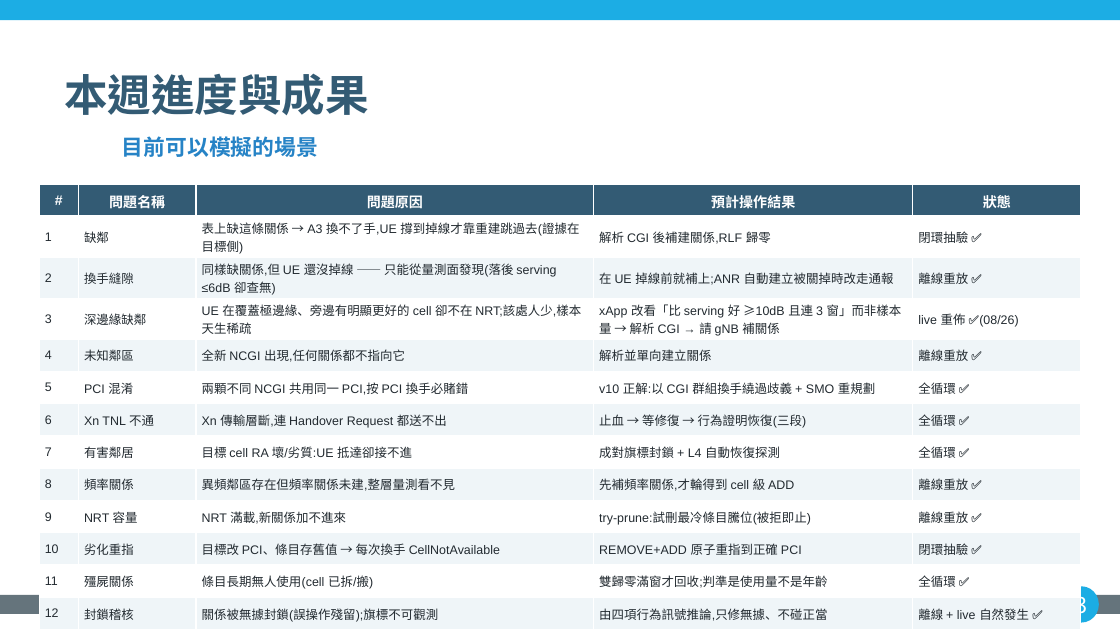
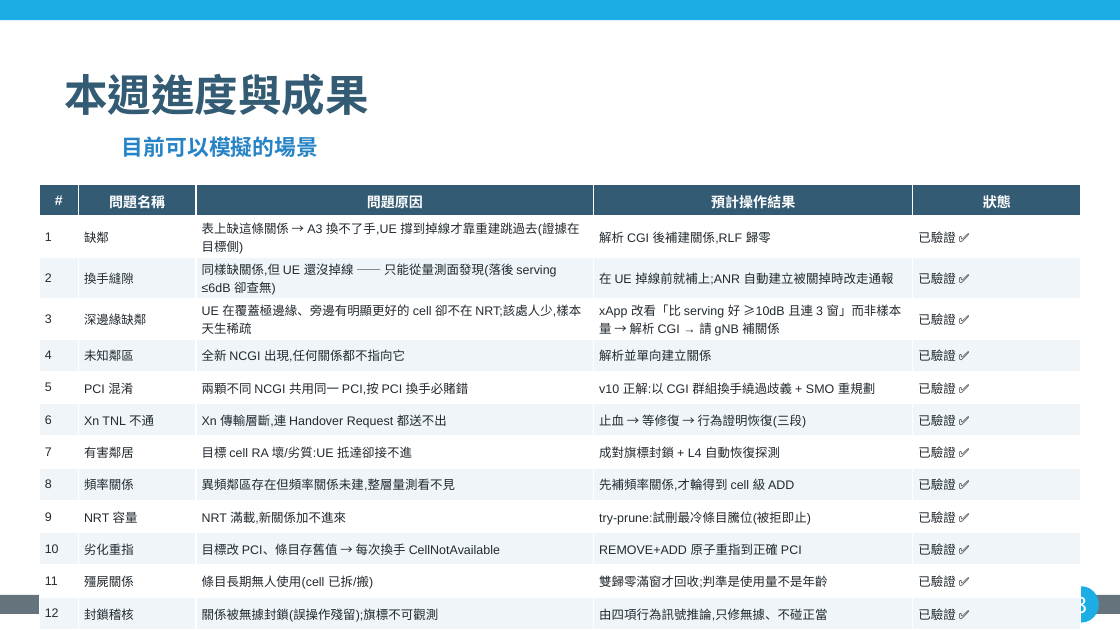
Before and after one commit to kimOuO/RAN-sim-OAI, a slide deck: slide 3 of docs/report/8_27_進度報告_v10十二題.pptx. Drawn at 1120x630 pixels with LibreOffice and Linux fonts; fonts in the diff are those of the drawing; background and template pictures are left out. Boxes give left, top, right and bottom in pixels: in the first picture for what was removed or moved away, otherwise in the second. Text is boxed around its words. In the diff, an @@ line names an element or a change of style, - is before the commit and + after.

```diff
--- a/docs/report/8_27_進度報告_v10十二題.pptx
+++ b/docs/report/8_27_進度報告_v10十二題.pptx
@@ table at bbox=[39, 185, 1081, 626] @@
-row 2, column 5: 閉環抽驗 ✅
+row 2, column 5: 已驗證 ✅
-row 3, column 5: 離線重放 ✅
+row 3, column 5: 已驗證 ✅
-row 4, column 5: live 重佈 ✅(08/26)
+row 4, column 5: 已驗證 ✅
-row 5, column 5: 離線重放 ✅
+row 5, column 5: 已驗證 ✅
-row 6, column 5: 全循環 ✅
+row 6, column 5: 已驗證 ✅
-row 7, column 5: 全循環 ✅
+row 7, column 5: 已驗證 ✅
-row 8, column 5: 全循環 ✅
+row 8, column 5: 已驗證 ✅
-row 9, column 5: 離線重放 ✅
+row 9, column 5: 已驗證 ✅
-row 10, column 5: 離線重放 ✅
+row 10, column 5: 已驗證 ✅
-row 11, column 5: 閉環抽驗 ✅
+row 11, column 5: 已驗證 ✅
-row 12, column 5: 全循環 ✅
+row 12, column 5: 已驗證 ✅
-row 13, column 5: 離線 + live 自然發生 ✅
+row 13, column 5: 已驗證 ✅
```
Also in this commit, not shown: 12 other slides changed.
